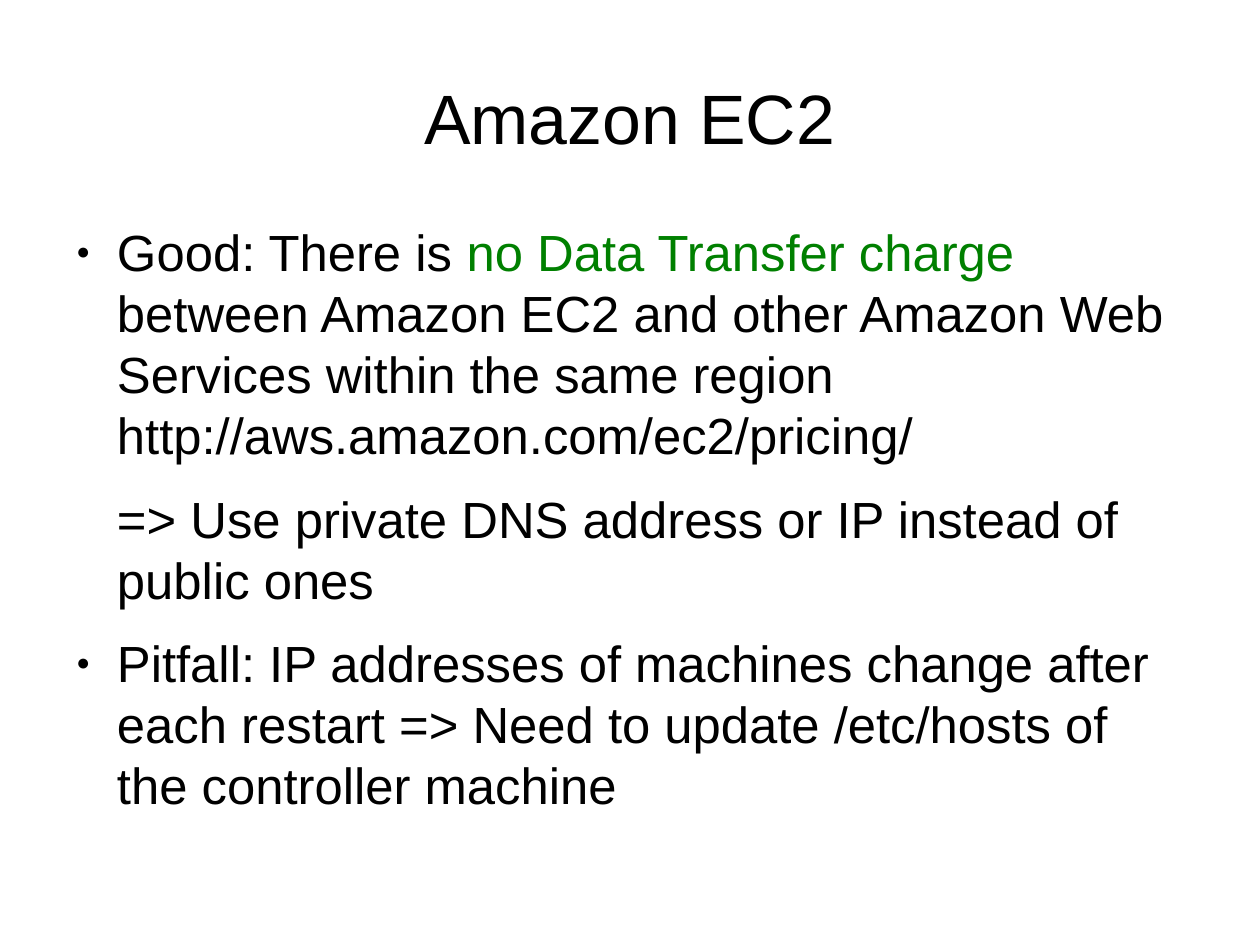
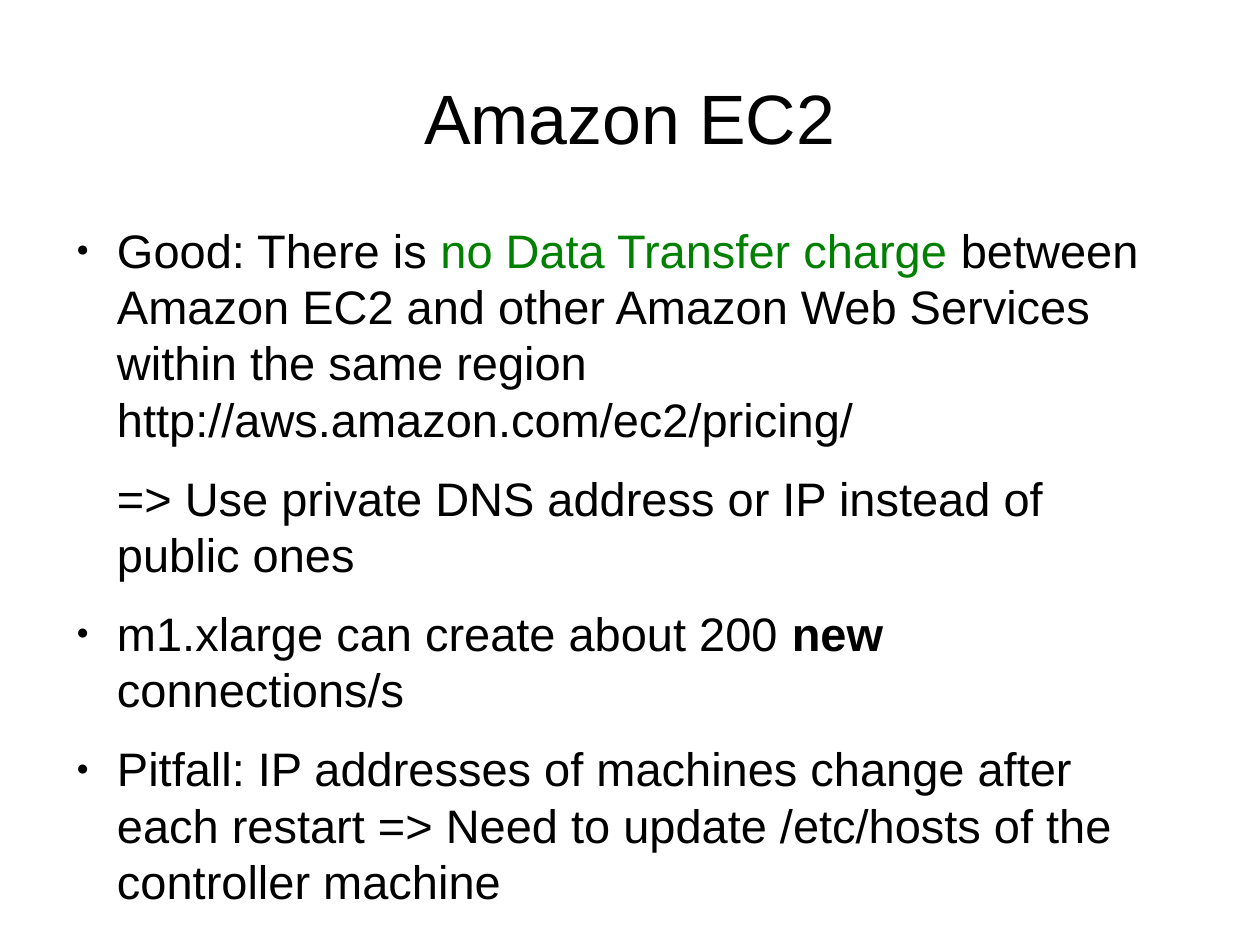
Before and after one commit to ngocdaothanh/tsart, a slide deck: slide 27 of tsung.odp. Drawn at 1260x945 pixels with LibreOffice and Linux fonts; fonts in the diff are those of the drawing. Boxes give left, top, right and bottom in pixels: in the first picture for what was removed or moved away, otherwise in the second. Text is boxed around its words. In the diff, an @@ line names an element or a change of style, - is before the commit and + after.

Commit message:
m1.xlarge can create about 200 new connections/s

```diff
--- a/tsung.odp
+++ b/tsung.odp
@@ text at (117,234,1139,900): size 32 to 29.6 pt in "Good: There is no Data Transfer charge ...", "=> Use private DNS address or IP ...", "Pitfall: IP addresses of machines change after ..." @@
@@ text at (117,617,883,708): paragraph added @@
+● m1.xlarge can create about 200 new connections/s
```
